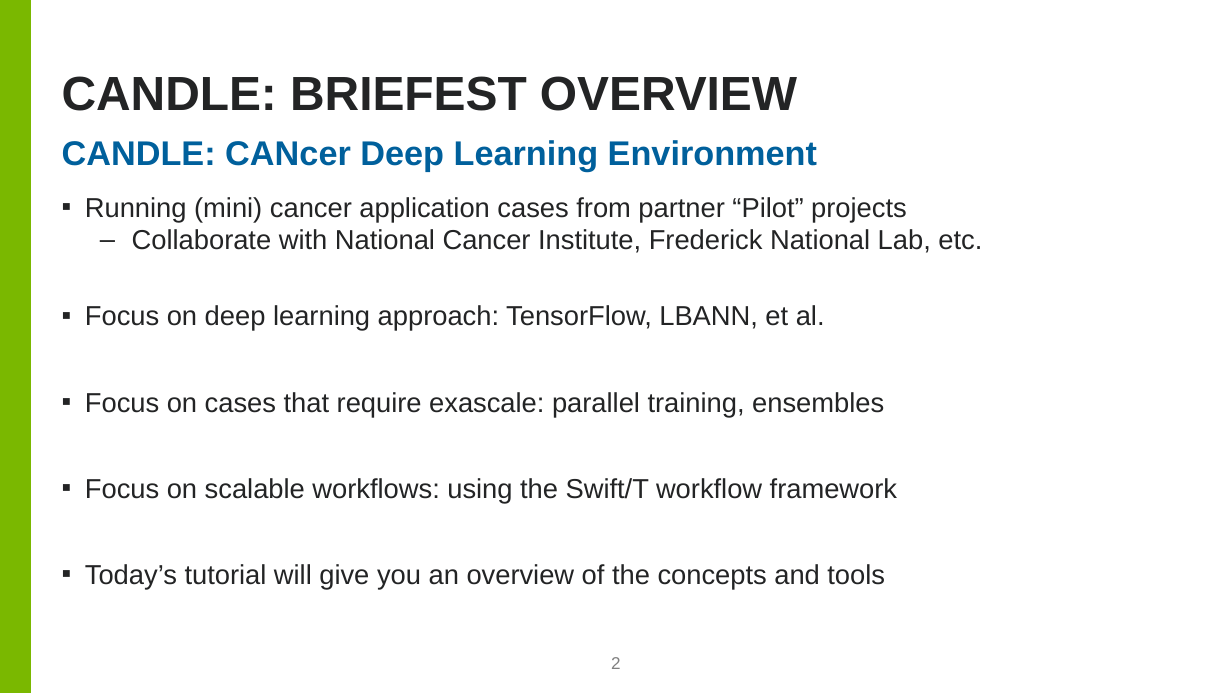
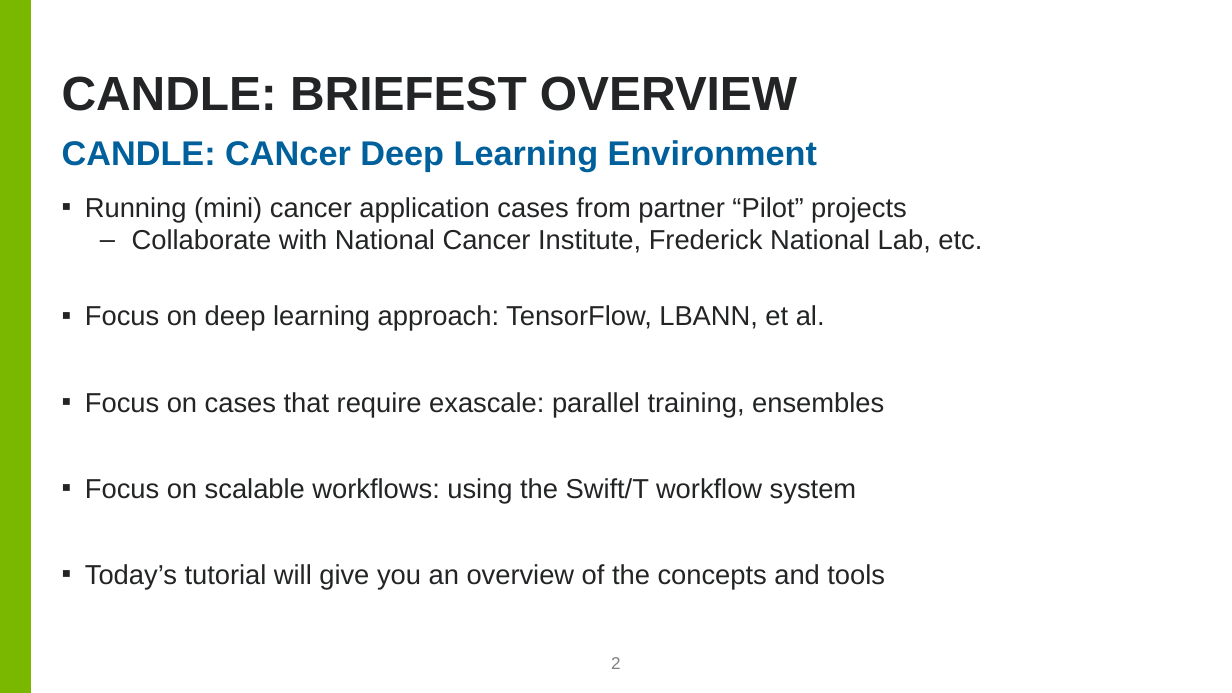
Before and after one commit to ECP-CANDLE/Tutorials, a slide deck: slide 2 of 2019/ECP/00-intro.pptx. Drawn at 1232x693 pixels with LibreOffice and Linux fonts; fonts in the diff are those of the drawing; background and template pictures are left out. Boxes give left, top, right and bottom in pixels: in the first picture for what was removed or moved away, otherwise in the second. Text is boxed around its words. In the diff, an @@ line names an element or a change of style, - is before the commit and + after.

Commit message:
Presented version

```diff
--- a/2019/ECP/00-intro.pptx
+++ b/2019/ECP/00-intro.pptx
@@ text at box(85, 478, 856, 504): text changed @@
-▪ Focus on scalable workflows: using the Swift/T workflow framework
+▪ Focus on scalable workflows: using the Swift/T workflow system
```
